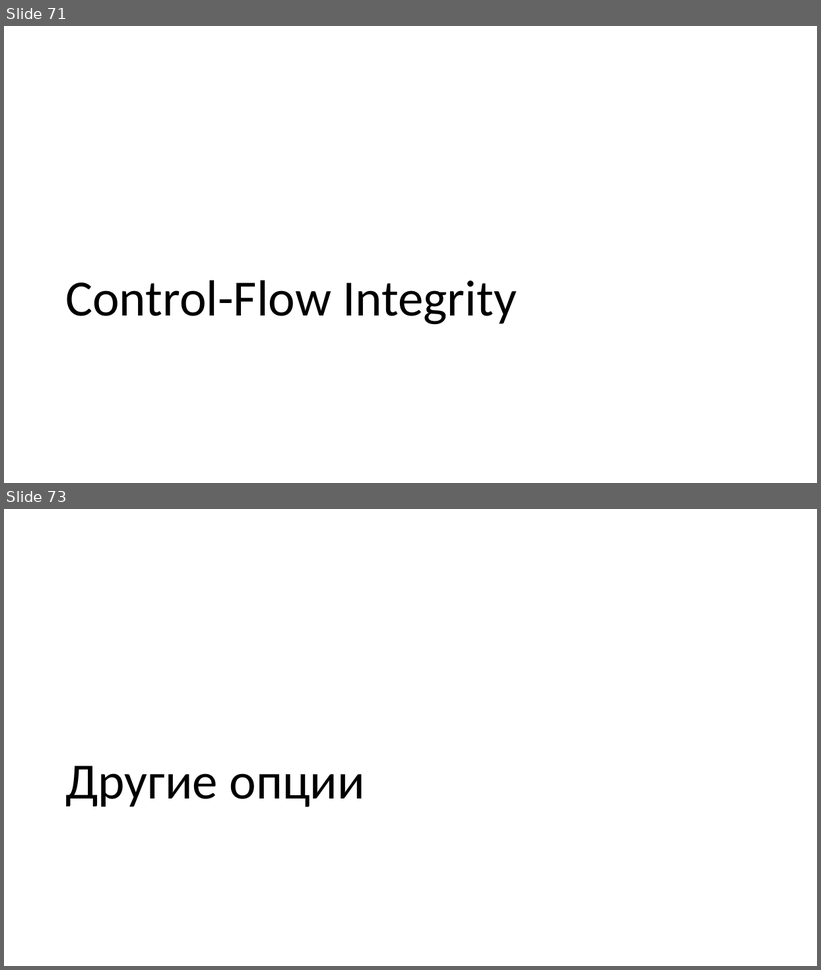
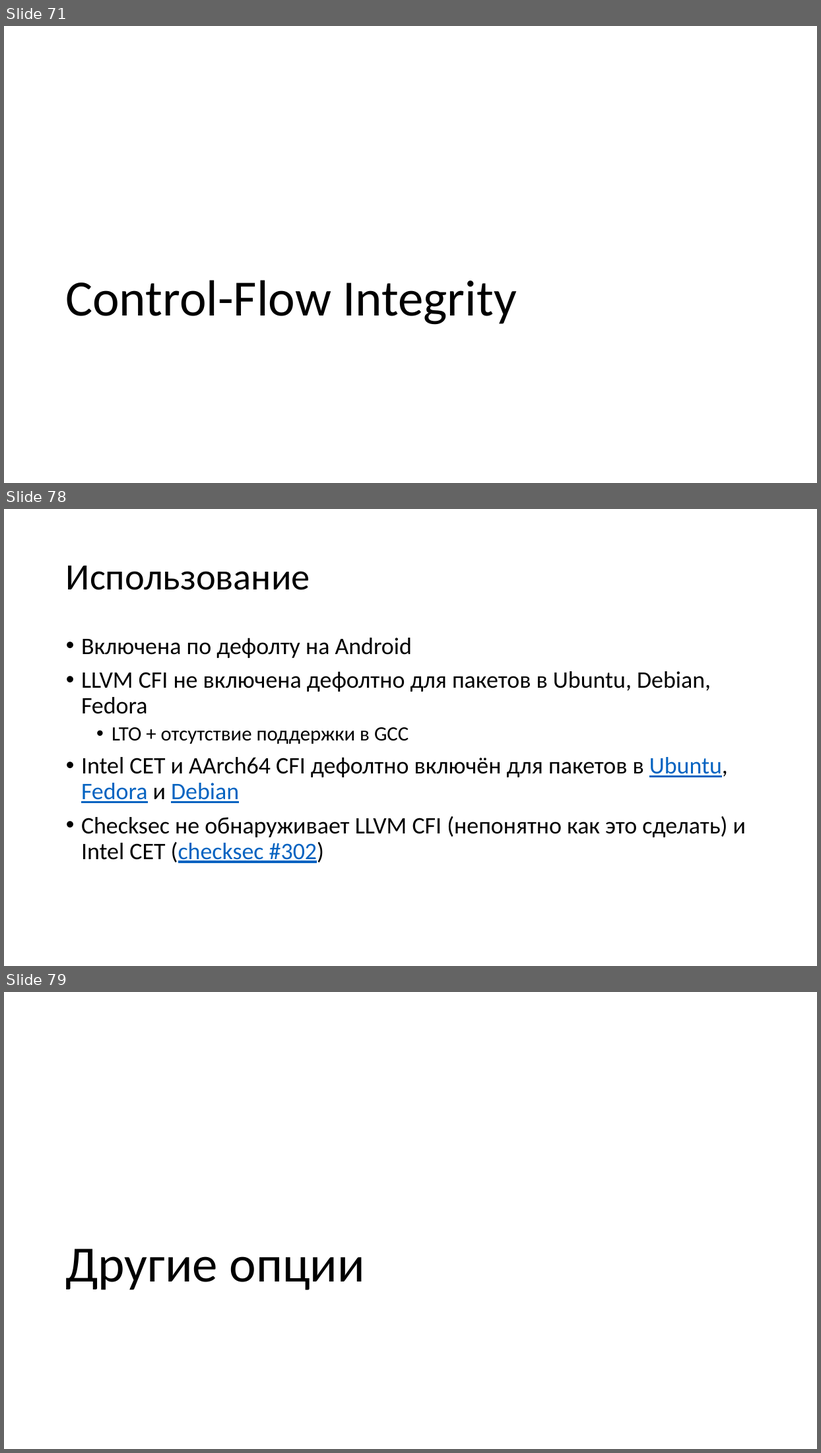
Before and after one commit to yugr/slides, a slide deck: CppZeroCost/2025/RU.pptx. Shown one above the other, each under a label of ours: slides 71 and 73 before the commit, slides 71, 78 and 79 after it; the slides between them are not shown. The pictures are 821x970 and 821x1453 pixels, drawn with LibreOffice and Linux fonts; fonts in the diff are those of the drawing. Boxes give left, top, right and bottom in pixels: in the first picture for what was removed or moved away, otherwise in the second. Text is boxed around its words. In the diff, an @@ line names an element or a change of style, - is before the commit and + after.

```diff
--- a/CppZeroCost/2025/RU.pptx
+++ b/CppZeroCost/2025/RU.pptx
@@ slide 78 added at bbox=[4, 509, 817, 966], background #FFFFFF @@
@@ title added at bbox=[66, 565, 310, 590], 44 pt, text #000000 @@
+Использование
@@ text added at bbox=[81, 638, 746, 863], 28 pt, text #000000 @@
+• Включена по дефолту на Android
+• LLVM CFI не включена дефолтно для пакетов в Ubuntu, Debian, Fedora
+  • LTO + отсутствие поддержки в GCC
+• Intel CET и AArch64 CFI дефолтно включён для пакетов в Ubuntu, Fedora и Debian
+• Checksec не обнаруживает LLVM CFI (непонятно как это сделать) и Intel CET (checksec #302)
@@ what was slide 73 is now slide 79 @@
```
Also in this commit, not shown: 6 other slides added, 1 slide removed, 1 other file.
